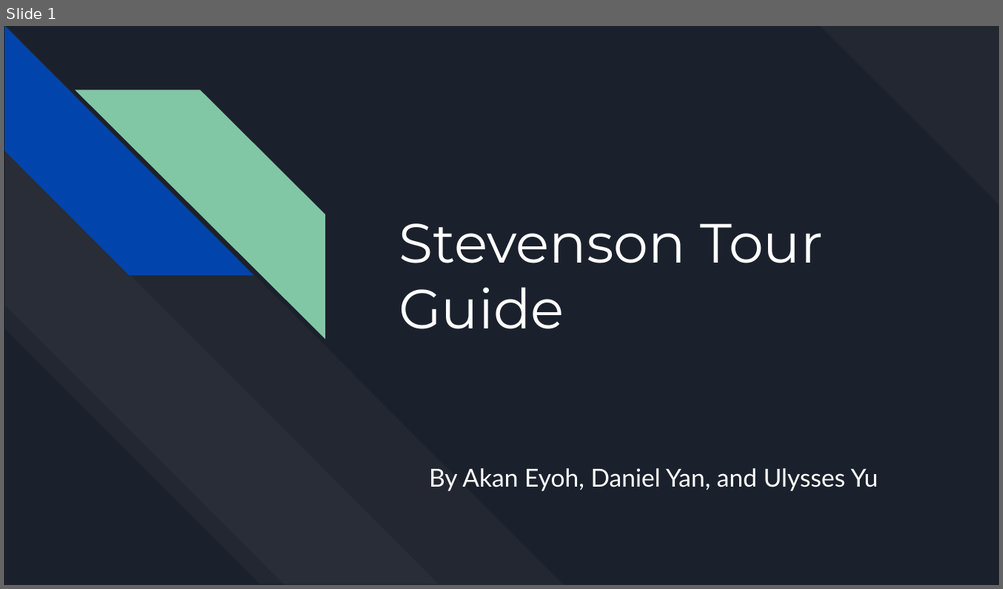
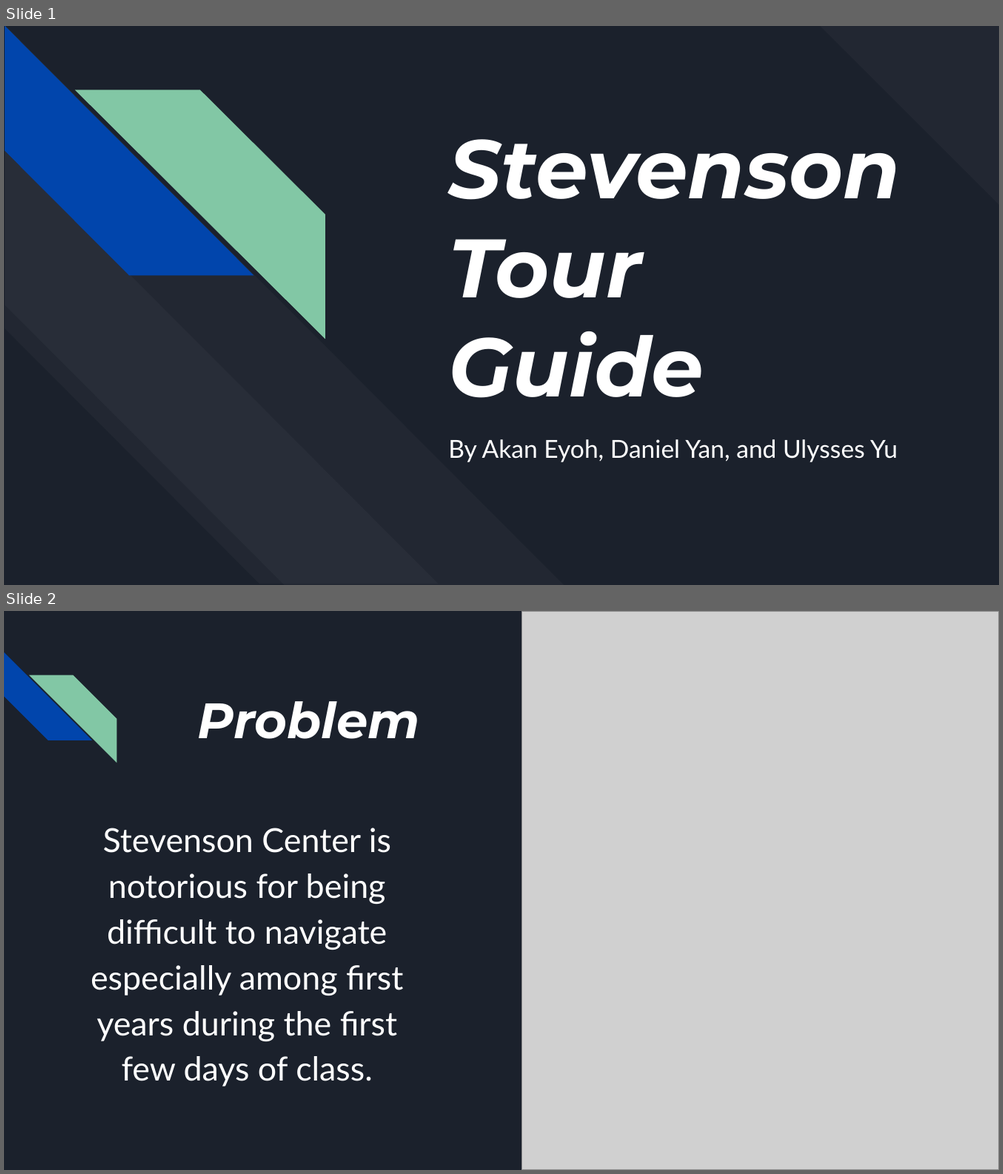
Before and after one commit to AkanEyoh/StevensonTourGuide, a slide deck: final_presentation.pptx. Shown one above the other, each under a label of ours: slide 1 before the commit, slides 1 and 2 after it. The pictures are 1003x589 and 1003x1174 pixels, drawn with LibreOffice and Linux fonts; fonts in the diff are those of the drawing; grey boxes stand for pictures. Boxes give left, top, right and bottom in pixels: in the first picture for what was removed or moved away, otherwise in the second. Text is boxed around its words. In the diff, an @@ line names an element or a change of style, - is before the commit and + after.

Commit message:
class_demo_version

```diff
--- a/final_presentation.pptx
+++ b/final_presentation.pptx
@@ slide 2 added at [4, 611, 999, 1170], background #1B212C @@
@@ picture added at [522, 611, 999, 1170] @@
@@ diag stripe added at [4, 652, 91, 741], fill #0145AC @@
@@ diag stripe added at [29, 675, 116, 762], fill #82C7A5 @@
@@ title added at [198, 701, 420, 739], 36 pt, text #FFFFFF, bold, italic @@
+Problem
@@ text added at [91, 828, 403, 1087], 24 pt, text #FFFFFF @@
+Stevenson Center is notorious for being difficult to navigate especially among first years during the first few days of class.
@@ slide 1 changed as well @@
@@ title at [448, 139, 900, 398]: text changed; size 40 to 60 pt; bold on; italic on @@
-Stevenson Tour Guide
+Stevenson
+Tour
+Guide
@@ subtitle "By Akan Eyoh, Daniel Yan, ...": place and size @@
-subtitle "By Akan Eyoh, Daniel Yan, ..." at [429, 469, 878, 491]
+subtitle "By Akan Eyoh, Daniel Yan, ..." at [448, 440, 897, 463]
```
Also in this commit, not shown: 3 other slides changed, 2 other slides added, 1 slide removed, 6 other files.
